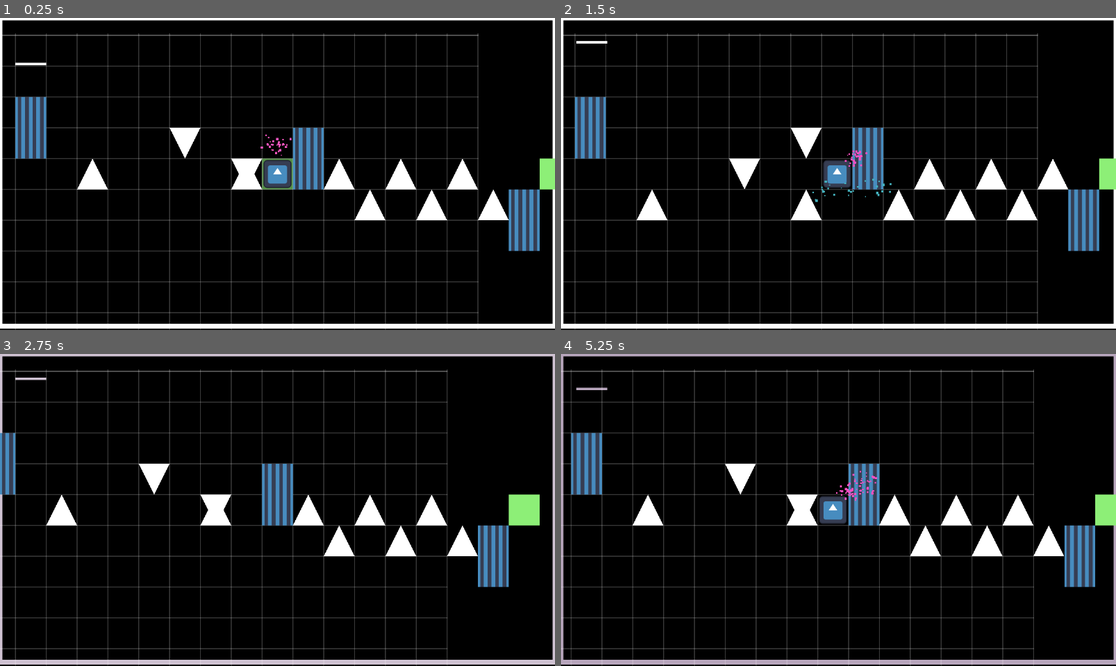
Above: before the commit, frames 1-4 (two rows, left to right).
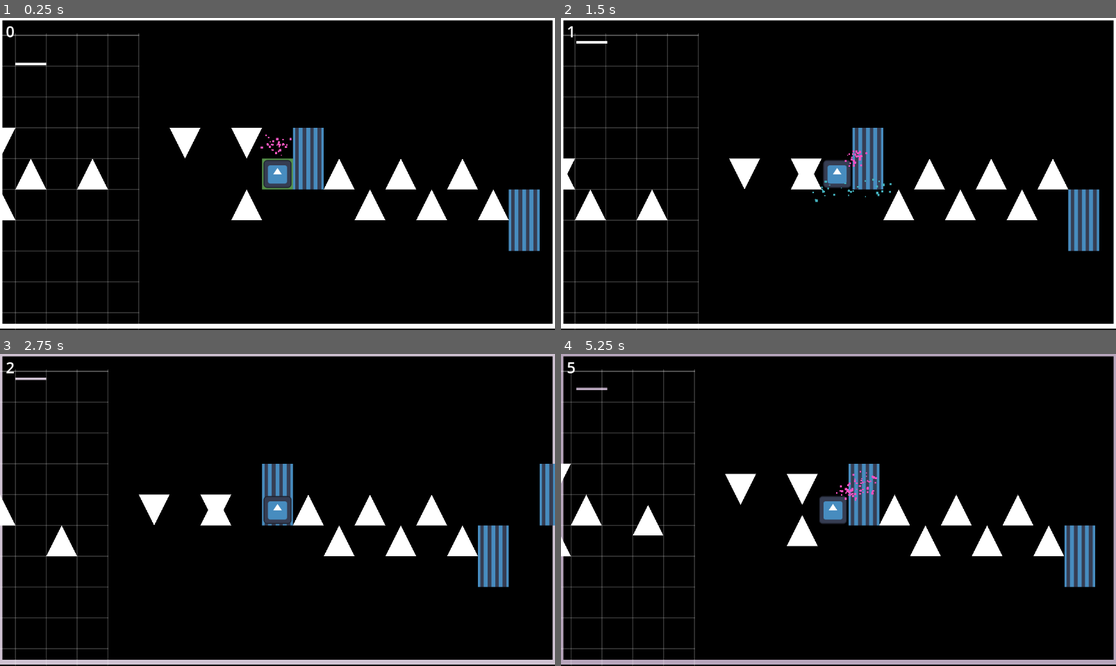
Above: after the commit, the same moments.

Repository: pradoh97/square-jam
Game: Godot game, scene res://levels/test_level/test_level.tscn
The game is run twice, just before and just after one commit, with the same random seed, the same clock (stepped at 60 frames per second) and the same inputs. The engine's default icon, where the game draws it, is replaced by a stand-in: a white triangle on a blue panel in a dark square.
Inputs:
- Up to frame 1 (0.25 s): no input
- Up to frame 2 (1.5 s): tap D (move) at 0.6, 1.35 s
- Up to frame 3 (2.75 s): tap D (move) at 2.1 s
- Up to frame 4 (5.25 s): tap D (move) every 0.75 s from 2.85 to 5.1 s

The runs differ from the first frame. In frame 1, 6.5% of the frame differs, in the area x 0-100%, y 2-100%; in frame 2, 6.6%; in frame 3, 6.6%; in frame 4, 6.9%.
Error before the commit: Invalid access to property or key 'timeout' on a base object of type 'null instance'. (res://levels/level.gd:26)

Commit message:
Addtutorial sections

Diff:
--- a/levels/test_level/section1.tscn
+++ b/levels/test_level/section1.tscn
@@ -15,56 +15,126 @@
 position = Vector2(128, -192)
 downwards_movement = true
 
-[node name="Wall3" parent="Hazards" index="2" instance=ExtResource("2_6l26t")]
-position = Vector2(704, -128)
+[node name="Wall5" parent="Hazards" index="2" instance=ExtResource("2_6l26t")]
+position = Vector2(192, 0)
+
+[node name="Wall6" parent="Hazards" index="3" instance=ExtResource("2_6l26t")]
+position = Vector2(320, -128)
 active = true
 downwards_movement = true
 
-[node name="Wall4" parent="Hazards" index="3" instance=ExtResource("2_6l26t")]
-position = Vector2(1152, 0)
+[node name="Wall3" parent="Hazards" index="4" instance=ExtResource("2_6l26t")]
+position = Vector2(1408, -128)
+active = true
+downwards_movement = true
 
-[node name="Spike" parent="Hazards" index="4" instance=ExtResource("3_rfcc2")]
-position = Vector2(256, 0)
+[node name="Wall4" parent="Hazards" index="5" instance=ExtResource("2_6l26t")]
+position = Vector2(1856, 0)
+
+[node name="Spike" parent="Hazards" index="6" instance=ExtResource("3_rfcc2")]
+position = Vector2(448, 0)
 active = true
 
-[node name="Spike2" parent="Hazards" index="5" instance=ExtResource("3_rfcc2")]
-position = Vector2(512, -128)
+[node name="Spike2" parent="Hazards" index="7" instance=ExtResource("3_rfcc2")]
+position = Vector2(704, -128)
 rotation = -3.1415927
 downwards_movement = true
 
-[node name="Spike3" parent="Hazards" index="6" instance=ExtResource("3_rfcc2")]
-position = Vector2(576, 0)
+[node name="Spike11" parent="Hazards" index="8" instance=ExtResource("3_rfcc2")]
+position = Vector2(448, 0)
 active = true
 
-[node name="Spike4" parent="Hazards" index="7" instance=ExtResource("3_rfcc2")]
-position = Vector2(640, -64)
+[node name="Spike23" parent="Hazards" index="9" instance=ExtResource("3_rfcc2")]
+position = Vector2(832, 0)
+active = true
+
+[node name="Spike12" parent="Hazards" index="10" instance=ExtResource("3_rfcc2")]
+position = Vector2(704, -128)
 rotation = -3.1415927
+downwards_movement = true
+
+[node name="Spike3" parent="Hazards" index="11" instance=ExtResource("3_rfcc2")]
+position = Vector2(768, 64)
+
+[node name="Spike4" parent="Hazards" index="12" instance=ExtResource("3_rfcc2")]
+position = Vector2(832, -128)
+rotation = -3.1415927
+downwards_movement = true
+
+[node name="Spike13" parent="Hazards" index="13" instance=ExtResource("3_rfcc2")]
+position = Vector2(960, 0)
+active = true
+off_beat = true
+
+[node name="Spike14" parent="Hazards" index="14" instance=ExtResource("3_rfcc2")]
+position = Vector2(1216, -128)
+rotation = -3.1415927
+downwards_movement = true
+off_beat = true
+
+[node name="Spike17" parent="Hazards" index="15" instance=ExtResource("3_rfcc2")]
+position = Vector2(1280, 64)
+off_beat = true
+
+[node name="Spike18" parent="Hazards" index="16" instance=ExtResource("3_rfcc2")]
+position = Vector2(1344, -128)
+rotation = -3.1415927
+downwards_movement = true
+off_beat = true
+
+[node name="Spike5" parent="Hazards" index="17" instance=ExtResource("3_rfcc2")]
+position = Vector2(1472, 0)
+active = true
+
+[node name="Spike6" parent="Hazards" index="18" instance=ExtResource("3_rfcc2")]
+position = Vector2(1536, 64)
+
+[node name="Spike7" parent="Hazards" index="19" instance=ExtResource("3_rfcc2")]
+position = Vector2(1600, 0)
+active = true
+
+[node name="Spike8" parent="Hazards" index="20" instance=ExtResource("3_rfcc2")]
+position = Vector2(1664, 64)
+
+[node name="Spike9" parent="Hazards" index="21" instance=ExtResource("3_rfcc2")]
+position = Vector2(1728, 0)
+active = true
+
+[node name="Spike10" parent="Hazards" index="22" instance=ExtResource("3_rfcc2")]
+position = Vector2(1792, 64)
+
+[node name="Wall7" parent="Hazards" index="23" instance=ExtResource("2_6l26t")]
+position = Vector2(1984, -128)
 active = true
 downwards_movement = true
 
-[node name="Spike5" parent="Hazards" index="8" instance=ExtResource("3_rfcc2")]
-position = Vector2(768, 0)
+[node name="Wall8" parent="Hazards" index="24" instance=ExtResource("2_6l26t")]
+position = Vector2(2432, -64)
 active = true
 
-[node name="Spike6" parent="Hazards" index="9" instance=ExtResource("3_rfcc2")]
-position = Vector2(832, 64)
+[node name="Spike15" parent="Hazards" index="25" instance=ExtResource("3_rfcc2")]
+position = Vector2(2048, 64)
 
-[node name="Spike7" parent="Hazards" index="10" instance=ExtResource("3_rfcc2")]
-position = Vector2(896, 0)
+[node name="Spike16" parent="Hazards" index="26" instance=ExtResource("3_rfcc2")]
+position = Vector2(2112, 0)
 active = true
 
-[node name="Spike8" parent="Hazards" index="11" instance=ExtResource("3_rfcc2")]
-position = Vector2(960, 64)
+[node name="Spike19" parent="Hazards" index="27" instance=ExtResource("3_rfcc2")]
+position = Vector2(2176, 64)
 
-[node name="Spike9" parent="Hazards" index="12" instance=ExtResource("3_rfcc2")]
-position = Vector2(1024, 0)
+[node name="Spike20" parent="Hazards" index="28" instance=ExtResource("3_rfcc2")]
+position = Vector2(2240, 0)
 active = true
 
-[node name="Spike10" parent="Hazards" index="13" instance=ExtResource("3_rfcc2")]
-position = Vector2(1088, 64)
+[node name="Spike21" parent="Hazards" index="29" instance=ExtResource("3_rfcc2")]
+position = Vector2(2304, 64)
+
+[node name="Spike22" parent="Hazards" index="30" instance=ExtResource("3_rfcc2")]
+position = Vector2(2368, 0)
+active = true
 
 [node name="CheckPoint" parent="Checkpoints" index="0" instance=ExtResource("6_m66kn")]
-position = Vector2(672, -32)
+position = Vector2(1376, -32)
 
 [node name="CheckPoint2" parent="Checkpoints" index="1" instance=ExtResource("6_m66kn")]
-position = Vector2(1248, -32)
+position = Vector2(2528, -32)
--- /dev/null
+++ b/levels/test_level/section_2.tscn
@@ -0,0 +1,271 @@
+[gd_scene load_steps=5 format=3 uid="uid://6xht4kp53oug"]
+
+[ext_resource type="PackedScene" uid="uid://bv607xcadh3bp" path="res://helpers/level_section.tscn" id="1_2fprx"]
+[ext_resource type="PackedScene" uid="uid://c2fkf2drct4ko" path="res://hazards/spike.tscn" id="2_nx17a"]
+[ext_resource type="PackedScene" uid="uid://85gnfaw3qhht" path="res://checkpoint/check_point.tscn" id="3_6jewo"]
+[ext_resource type="PackedScene" uid="uid://v31f22m5y1nt" path="res://hazards/wall.tscn" id="3_d410u"]
+
+[node name="Section2" instance=ExtResource("1_2fprx")]
+
+[node name="Spike5" parent="Hazards" index="0" instance=ExtResource("2_nx17a")]
+position = Vector2(576, 0)
+active = true
+downwards_movement = true
+off_beat = true
+
+[node name="Spike6" parent="Hazards" index="1" instance=ExtResource("2_nx17a")]
+position = Vector2(576, 64)
+
+[node name="Spike7" parent="Hazards" index="2" instance=ExtResource("2_nx17a")]
+position = Vector2(704, 0)
+active = true
+downwards_movement = true
+off_beat = true
+
+[node name="Spike8" parent="Hazards" index="3" instance=ExtResource("2_nx17a")]
+position = Vector2(704, 64)
+
+[node name="Spike9" parent="Hazards" index="4" instance=ExtResource("2_nx17a")]
+position = Vector2(832, 0)
+active = true
+downwards_movement = true
+off_beat = true
+
+[node name="Spike10" parent="Hazards" index="5" instance=ExtResource("2_nx17a")]
+position = Vector2(832, 64)
+
+[node name="Spike" parent="Hazards" index="6" instance=ExtResource("2_nx17a")]
+position = Vector2(64, 0)
+active = true
+off_beat = true
+
+[node name="Spike2" parent="Hazards" index="7" instance=ExtResource("2_nx17a")]
+active = true
+
+[node name="Spike3" parent="Hazards" index="8" instance=ExtResource("2_nx17a")]
+position = Vector2(256, 0)
+active = true
+off_beat = true
+
+[node name="Spike4" parent="Hazards" index="9" instance=ExtResource("2_nx17a")]
+position = Vector2(192, 0)
+active = true
+
+[node name="Spike11" parent="Hazards" index="10" instance=ExtResource("2_nx17a")]
+position = Vector2(448, 0)
+active = true
+off_beat = true
+
+[node name="Spike12" parent="Hazards" index="11" instance=ExtResource("2_nx17a")]
+position = Vector2(384, 0)
+active = true
+
+[node name="Spike13" parent="Hazards" index="12" instance=ExtResource("2_nx17a")]
+position = Vector2(1536, 0)
+active = true
+downwards_movement = true
+off_beat = true
+
+[node name="Spike14" parent="Hazards" index="13" instance=ExtResource("2_nx17a")]
+position = Vector2(1536, 64)
+
+[node name="Spike15" parent="Hazards" index="14" instance=ExtResource("2_nx17a")]
+position = Vector2(1664, 0)
+active = true
+downwards_movement = true
+off_beat = true
+
+[node name="Spike16" parent="Hazards" index="15" instance=ExtResource("2_nx17a")]
+position = Vector2(1664, 64)
+
+[node name="Spike17" parent="Hazards" index="16" instance=ExtResource("2_nx17a")]
+position = Vector2(1792, 0)
+active = true
+downwards_movement = true
+off_beat = true
+
+[node name="Spike18" parent="Hazards" index="17" instance=ExtResource("2_nx17a")]
+position = Vector2(1792, 64)
+
+[node name="Spike19" parent="Hazards" index="18" instance=ExtResource("2_nx17a")]
+position = Vector2(1024, 0)
+active = true
+off_beat = true
+
+[node name="Spike20" parent="Hazards" index="19" instance=ExtResource("2_nx17a")]
+position = Vector2(960, 0)
+active = true
+
+[node name="Spike21" parent="Hazards" index="20" instance=ExtResource("2_nx17a")]
+position = Vector2(1216, 0)
+active = true
+off_beat = true
+
+[node name="Spike22" parent="Hazards" index="21" instance=ExtResource("2_nx17a")]
+position = Vector2(1152, 0)
+active = true
+
+[node name="Spike23" parent="Hazards" index="22" instance=ExtResource("2_nx17a")]
+position = Vector2(1408, 0)
+active = true
+off_beat = true
+
+[node name="Spike24" parent="Hazards" index="23" instance=ExtResource("2_nx17a")]
+position = Vector2(1344, 0)
+active = true
+
+[node name="Spike25" parent="Hazards" index="24" instance=ExtResource("2_nx17a")]
+position = Vector2(2368, 0)
+active = true
+
+[node name="Wall" parent="Hazards" index="25" instance=ExtResource("3_d410u")]
+position = Vector2(1920, 0)
+
+[node name="Wall2" parent="Hazards" index="26" instance=ExtResource("3_d410u")]
+position = Vector2(2048, 0)
+rotation = -3.1415927
+active = true
+downwards_movement = true
+
+[node name="Wall7" parent="Hazards" index="27" instance=ExtResource("3_d410u")]
+position = Vector2(2176, 0)
+rotation = -3.1415927
+active = true
+downwards_movement = true
+
+[node name="Wall3" parent="Hazards" index="28" instance=ExtResource("3_d410u")]
+position = Vector2(2048, 0)
+
+[node name="Wall5" parent="Hazards" index="29" instance=ExtResource("3_d410u")]
+position = Vector2(2304, -96)
+active = true
+off_beat = true
+
+[node name="Wall6" parent="Hazards" index="30" instance=ExtResource("3_d410u")]
+position = Vector2(2368, 32)
+rotation = 3.1415927
+active = true
+downwards_movement = true
+off_beat = true
+
+[node name="Wall8" parent="Hazards" index="31" instance=ExtResource("3_d410u")]
+position = Vector2(2240, 0)
+active = true
+
+[node name="Wall9" parent="Hazards" index="32" instance=ExtResource("3_d410u")]
+position = Vector2(2304, 0)
+rotation = 3.1415927
+active = true
+downwards_movement = true
+
+[node name="Wall10" parent="Hazards" index="33" instance=ExtResource("3_d410u")]
+position = Vector2(2432, -96)
+active = true
+off_beat = true
+
+[node name="Wall11" parent="Hazards" index="34" instance=ExtResource("3_d410u")]
+position = Vector2(2496, 32)
+rotation = 3.1415927
+active = true
+downwards_movement = true
+off_beat = true
+
+[node name="Spike26" parent="Hazards" index="35" instance=ExtResource("2_nx17a")]
+position = Vector2(2688, 0)
+active = true
+
+[node name="Spike27" parent="Hazards" index="36" instance=ExtResource("2_nx17a")]
+position = Vector2(3328, 0)
+active = true
+
+[node name="Wall12" parent="Hazards" index="37" instance=ExtResource("3_d410u")]
+position = Vector2(2624, -96)
+active = true
+off_beat = true
+
+[node name="Wall13" parent="Hazards" index="38" instance=ExtResource("3_d410u")]
+position = Vector2(2688, 32)
+rotation = 3.1415927
+active = true
+downwards_movement = true
+off_beat = true
+
+[node name="Wall25" parent="Hazards" index="39" instance=ExtResource("3_d410u")]
+position = Vector2(2560, 0)
+active = true
+
+[node name="Wall26" parent="Hazards" index="40" instance=ExtResource("3_d410u")]
+position = Vector2(2624, 0)
+rotation = 3.1415927
+active = true
+downwards_movement = true
+
+[node name="Wall27" parent="Hazards" index="41" instance=ExtResource("3_d410u")]
+position = Vector2(2752, -96)
+active = true
+off_beat = true
+
+[node name="Wall28" parent="Hazards" index="42" instance=ExtResource("3_d410u")]
+position = Vector2(2816, 32)
+rotation = 3.1415927
+active = true
+downwards_movement = true
+off_beat = true
+
+[node name="Wall4" parent="Hazards" index="43" instance=ExtResource("3_d410u")]
+position = Vector2(2880, 0)
+
+[node name="Wall14" parent="Hazards" index="44" instance=ExtResource("3_d410u")]
+position = Vector2(3008, 0)
+rotation = -3.1415927
+active = true
+downwards_movement = true
+
+[node name="Wall15" parent="Hazards" index="45" instance=ExtResource("3_d410u")]
+position = Vector2(3136, 0)
+rotation = -3.1415927
+active = true
+downwards_movement = true
+
+[node name="Wall16" parent="Hazards" index="46" instance=ExtResource("3_d410u")]
+position = Vector2(3008, 0)
+
+[node name="Wall17" parent="Hazards" index="47" instance=ExtResource("3_d410u")]
+position = Vector2(3264, -96)
+active = true
+off_beat = true
+
+[node name="Wall18" parent="Hazards" index="48" instance=ExtResource("3_d410u")]
+position = Vector2(3328, 32)
+rotation = 3.1415927
+active = true
+downwards_movement = true
+off_beat = true
+
+[node name="Wall19" parent="Hazards" index="49" instance=ExtResource("3_d410u")]
+position = Vector2(3200, 0)
+active = true
+
+[node name="Wall20" parent="Hazards" index="50" instance=ExtResource("3_d410u")]
+position = Vector2(3264, 0)
+rotation = 3.1415927
+active = true
+downwards_movement = true
+
+[node name="Wall21" parent="Hazards" index="51" instance=ExtResource("3_d410u")]
+position = Vector2(3392, -96)
+active = true
+off_beat = true
+
+[node name="Wall22" parent="Hazards" index="52" instance=ExtResource("3_d410u")]
+position = Vector2(3456, 32)
+rotation = 3.1415927
+active = true
+downwards_movement = true
+off_beat = true
+
+[node name="CheckPoint" parent="Checkpoints" index="0" instance=ExtResource("3_6jewo")]
+position = Vector2(1888, -32)
+
+[node name="CheckPoint2" parent="Checkpoints" index="1" instance=ExtResource("3_6jewo")]
+position = Vector2(3488, -32)
--- a/levels/test_level/test_level.tscn
+++ b/levels/test_level/test_level.tscn
@@ -6,6 +6,7 @@
 [ext_resource type="PackedScene" uid="uid://o3078tpyrg2" path="res://helpers/compass_feedback.tscn" id="4_21gvb"]
 [ext_resource type="PackedScene" uid="uid://dodaer6dcobqc" path="res://helpers/looping_music.tscn" id="5_tn4ko"]
 [ext_resource type="PackedScene" uid="uid://biq0ohlo14sy3" path="res://levels/test_level/section1.tscn" id="6_v7owi"]
+[ext_resource type="PackedScene" uid="uid://6xht4kp53oug" path="res://levels/test_level/section_2.tscn" id="7_18dot"]
 
 [sub_resource type="Gradient" id="Gradient_srpys"]
 offsets = PackedFloat32Array(0)
@@ -19,18 +20,40 @@
 bpm = 106.0
 
 [node name="LevelCenter" type="Marker2D" parent="."]
+visible = false
 position = Vector2(0, -32)
 
 [node name="Grid" parent="." instance=ExtResource("2_18dot")]
+visible = false
+
+[node name="LevelSections" type="Node2D" parent="."]
+
+[node name="Section1" parent="LevelSections" instance=ExtResource("6_v7owi")]
+position = Vector2(64, 0)
+
+[node name="Section2" parent="LevelSections" instance=ExtResource("7_18dot")]
+position = Vector2(2624, 0)
 
 [node name="Player" parent="." instance=ExtResource("3_v1acv")]
-position = Vector2(736, -32)
+position = Vector2(1440, -32)
 
 [node name="Blacks" type="Timer" parent="."]
 autostart = true
 
 [node name="UI" type="CanvasLayer" parent="."]
 layer = -1
+visible = false
+
+[node name="TimeElapsed" type="Label" parent="UI"]
+unique_name_in_owner = true
+z_index = 1
+offset_left = 12.0
+offset_top = 5.0
+offset_right = 52.0
+offset_bottom = 50.0
+theme_override_colors/font_color = Color(1, 1, 1, 1)
+theme_override_font_sizes/font_size = 32
+text = "0"
 
 [node name="Background" type="TextureRect" parent="UI"]
 anchors_preset = 15
@@ -44,8 +67,7 @@
 position = Vector2(576, 320)
 
 [node name="LoopingMusic" parent="." instance=ExtResource("5_tn4ko")]
+visible = false
 
-[node name="LevelSections" type="Node2D" parent="."]
-
-[node name="LevelSection" parent="LevelSections" instance=ExtResource("6_v7owi")]
-position = Vector2(64, 0)
+[node name="Timer" type="Timer" parent="."]
+autostart = true
Not shown: 1 places in levels/test_level/test_level.tscn that only renumber resources
